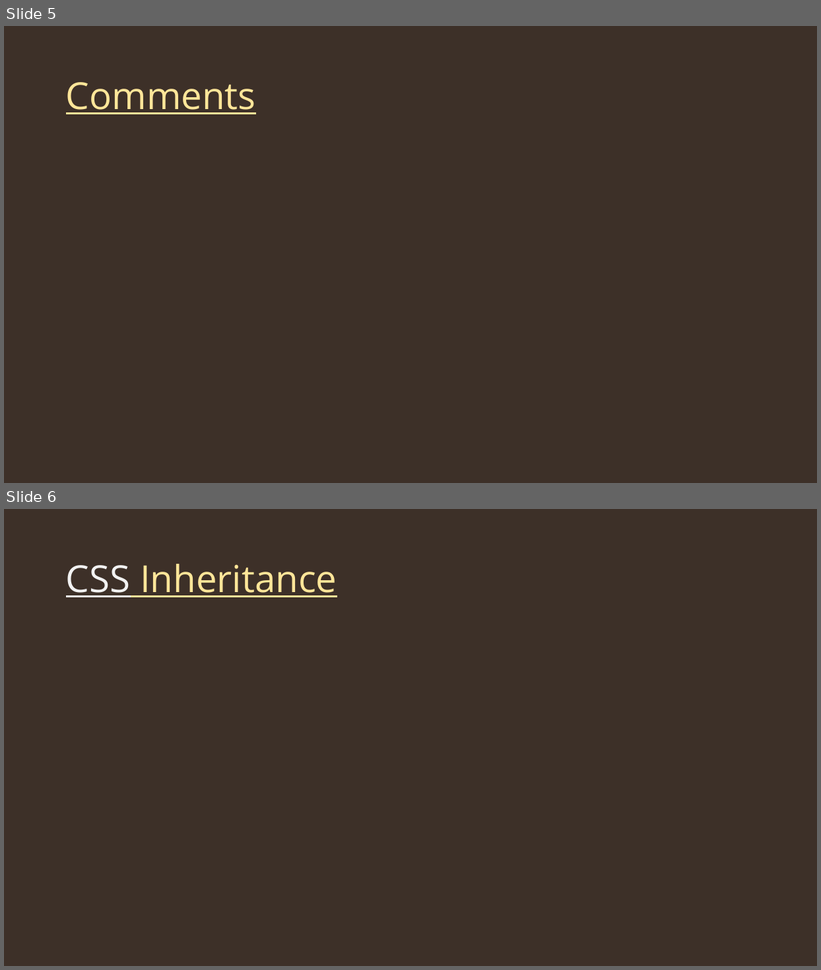
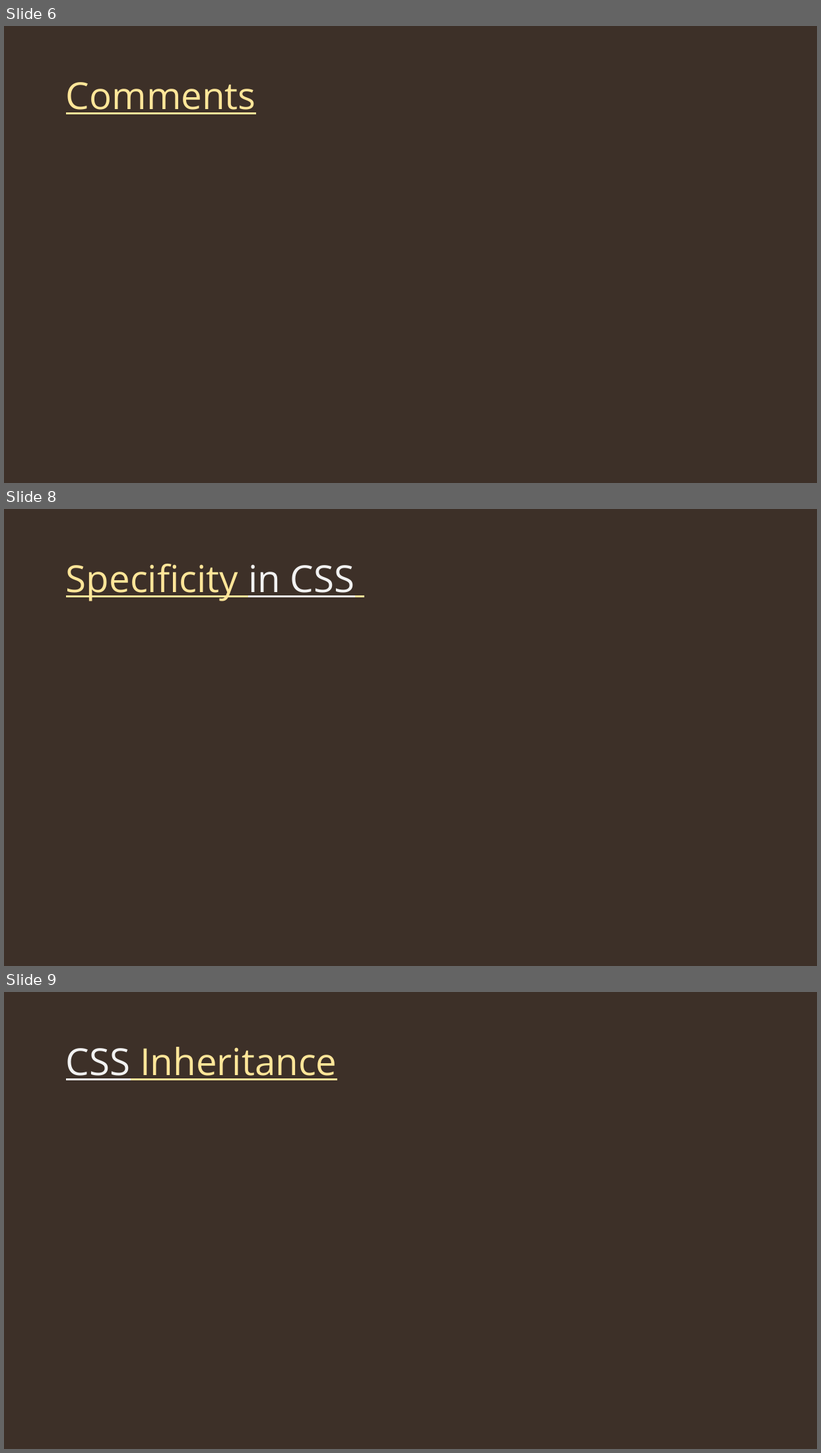
Before and after one commit to Bijit-Mondal/Web-Dev-Tutorial, a slide deck: 002Introduction to css.pptx. Shown one above the other, each under a label of ours: slides 5 and 6 before the commit, slides 6, 8 and 9 after it; the slides between them are not shown. The pictures are 821x970 and 821x1453 pixels, drawn with LibreOffice and Linux fonts; fonts in the diff are those of the drawing. Boxes give left, top, right and bottom in pixels: in the first picture for what was removed or moved away, otherwise in the second. Text is boxed around its words. In the diff, an @@ line names an element or a change of style, - is before the commit and + after.

```diff
--- a/002Introduction to css.pptx
+++ b/002Introduction to css.pptx
@@ slide 8 added at <box>4,509,817,966</box>, background #3D3028 @@
@@ title added at <box>66,564,354,601</box>, 44 pt, text #FFE699, underline @@
+Specificity in CSS
@@ what was slide 5 is now slide 6 @@
@@ what was slide 6 is now slide 9 @@
```
Also in this commit, not shown: 1 slide changed, 2 other slides added, 8 other files.
